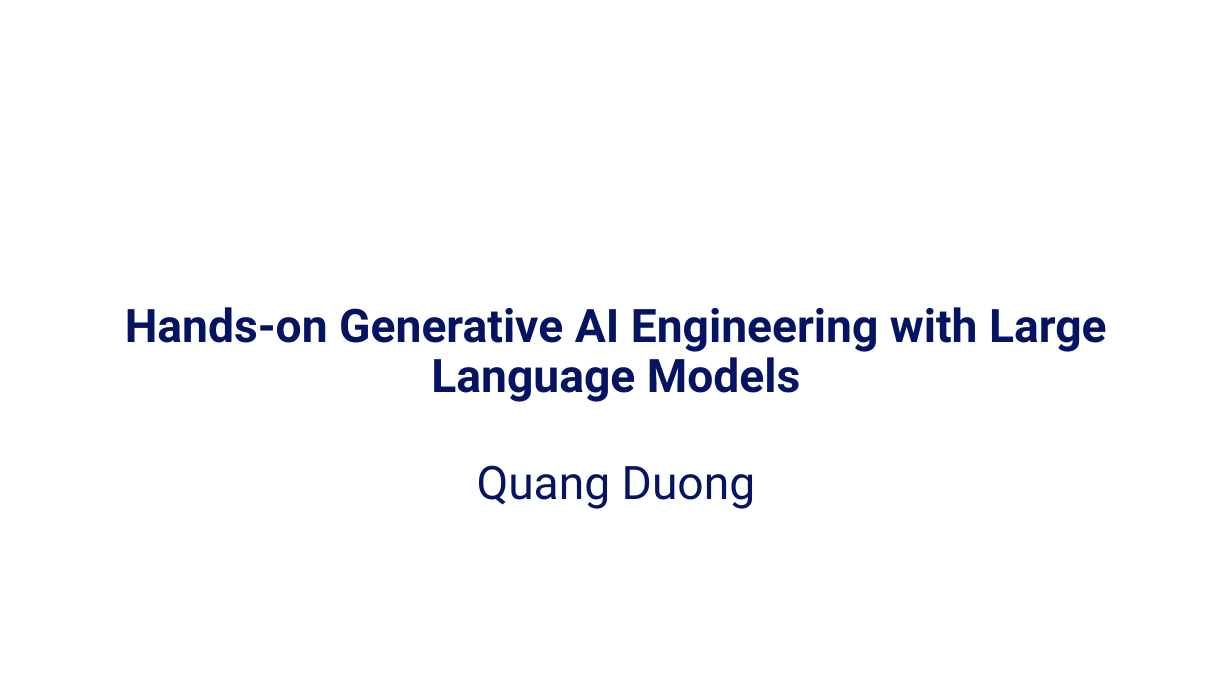
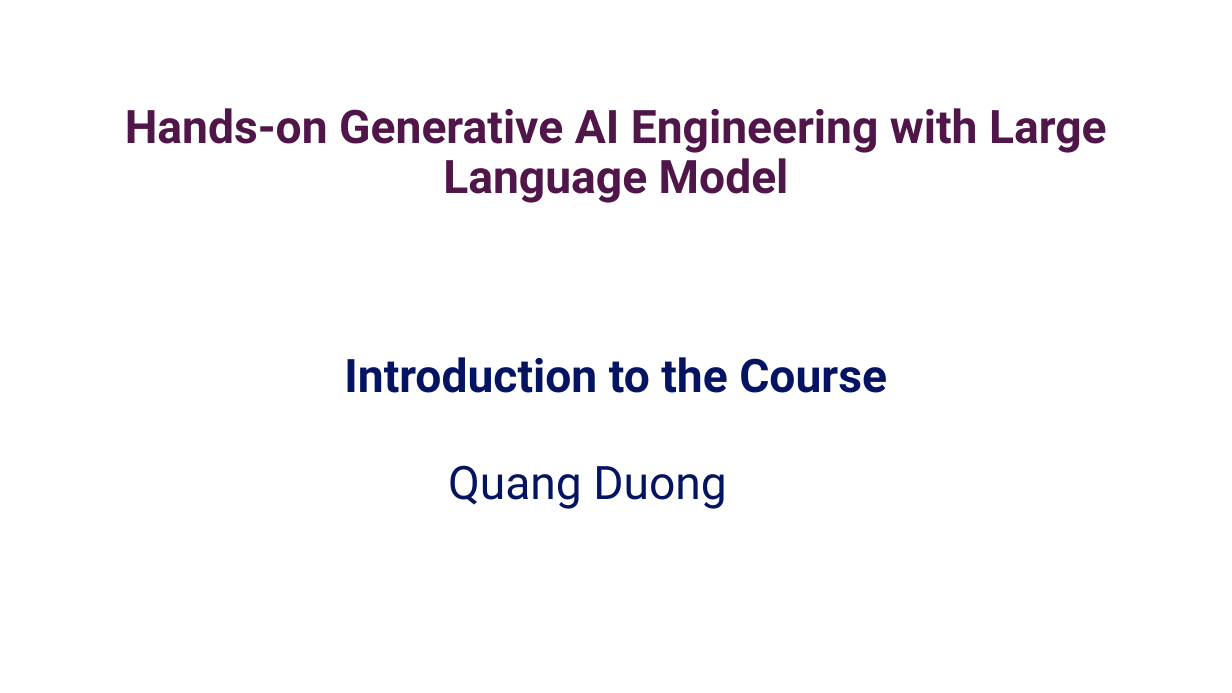
Before and after one commit to tanquangduong/transformer-pt, a slide deck: slide 1 of presentation/Transformer_Udemy/Udemy_P0_Introduction to the course.pptx. Drawn at 1232x693 pixels with LibreOffice and Linux fonts; fonts in the diff are those of the drawing. Boxes give left, top, right and bottom in pixels: in the first picture for what was removed or moved away, otherwise in the second. Text is boxed around its words. In the diff, an @@ line names an element or a change of style, - is before the commit and + after.

```diff
--- a/presentation/Transformer_Udemy/Udemy_P0_Introduction to the course.pptx
+++ b/presentation/Transformer_Udemy/Udemy_P0_Introduction to the course.pptx
@@ text added at box(125, 108, 1107, 203), 36 pt, text gradient #501649 to #D86ECC, bold @@
+Hands-on Generative AI Engineering with Large Language Model
@@ text at box(344, 357, 887, 393): text changed @@
-Hands-on Generative AI Engineering with Large Language Models
+Introduction to the Course
@@ text "Quang Duong": place and size @@
-text "Quang Duong" at box(477, 465, 756, 509)
+text "Quang Duong" at box(448, 465, 727, 509)
```
Also in this commit, not shown: 5 other slides changed, 1 slide removed, 25 other files.
